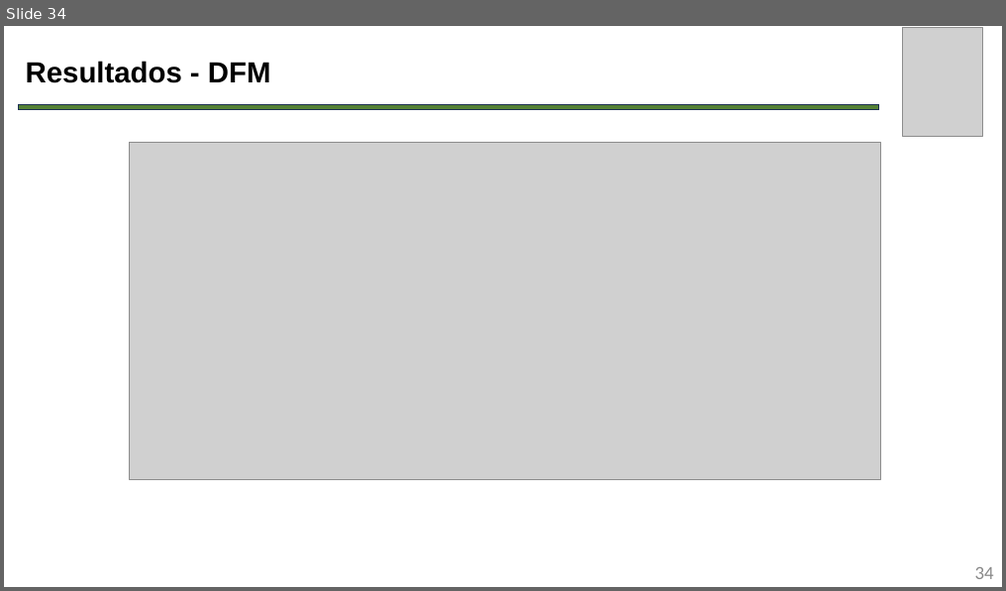
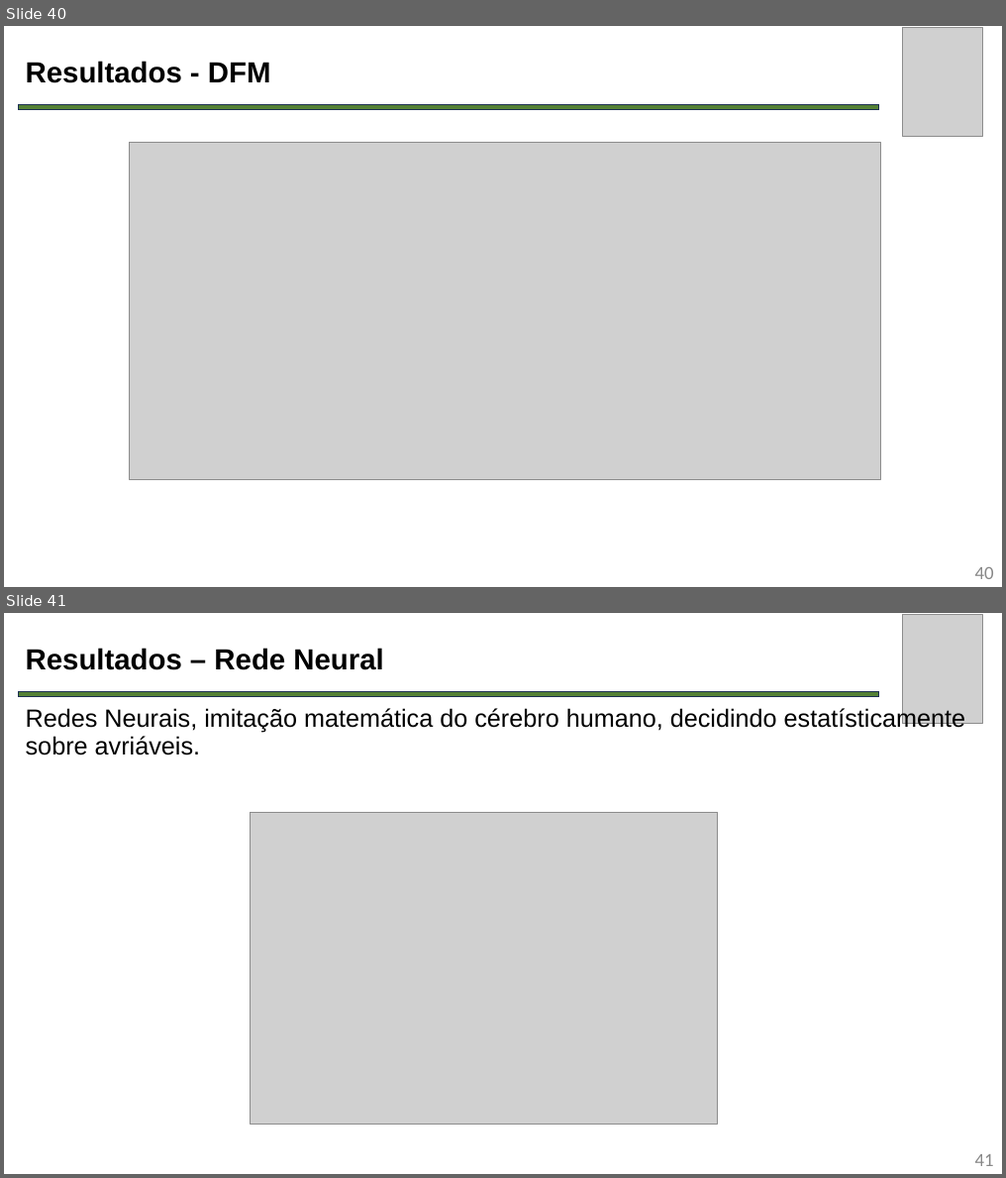
Before and after one commit to leonilso/TCC-UFFS-IA-PIB, a slide deck: Apresentação.pptx. Shown one above the other, each under a label of ours: slide 34 before the commit, slides 40 and 41 after it. The pictures are 1006x591 and 1006x1178 pixels, drawn with LibreOffice and Linux fonts; fonts in the diff are those of the drawing; grey boxes stand for pictures. Boxes give left, top, right and bottom in pixels: in the first picture for what was removed or moved away, otherwise in the second. Text is boxed around its words. In the diff, an @@ line names an element or a change of style, - is before the commit and + after.

```diff
--- a/Apresentação.pptx
+++ b/Apresentação.pptx
@@ slide 41 added at [4, 613, 1002, 1174], background #FFFFFF @@
@@ picture added at [903, 615, 983, 723] @@
@@ title added at [26, 648, 383, 670], 28 pt, text #000000, bold @@
+Resultados – Rede Neural
@@ rectangle added at [18, 691, 879, 697], fill #548135, outline #1C3052 1 pt @@
@@ text added at [26, 707, 965, 756], 24 pt, text #000000 @@
+Redes Neurais, imitação matemática do cérebro humano, decidindo estatísticamente sobre avriáveis.
@@ picture added at [251, 812, 718, 1124] @@
@@ page number added at [975, 1155, 994, 1166], 18 pt, text #888888 @@
+41
@@ what was slide 34 is now slide 40 @@
@@ page number at [975, 568, 994, 579]: text changed @@
-34
+40
```
Also in this commit, not shown: 3 slides changed, 6 other slides added, 15 other files.
